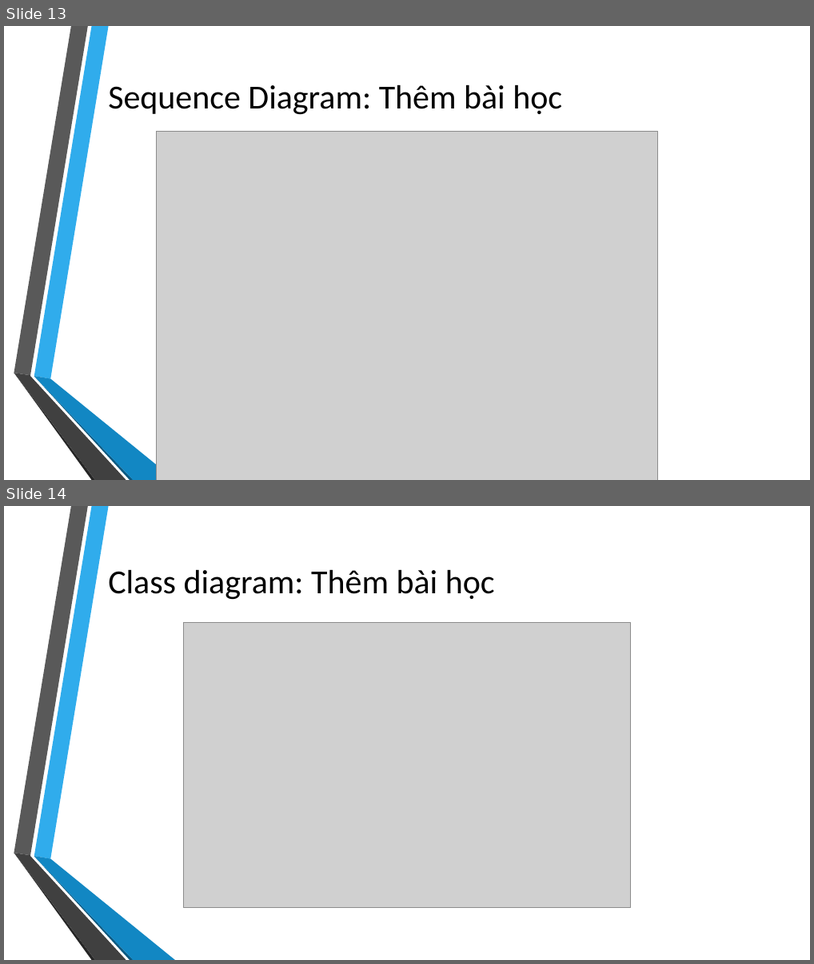
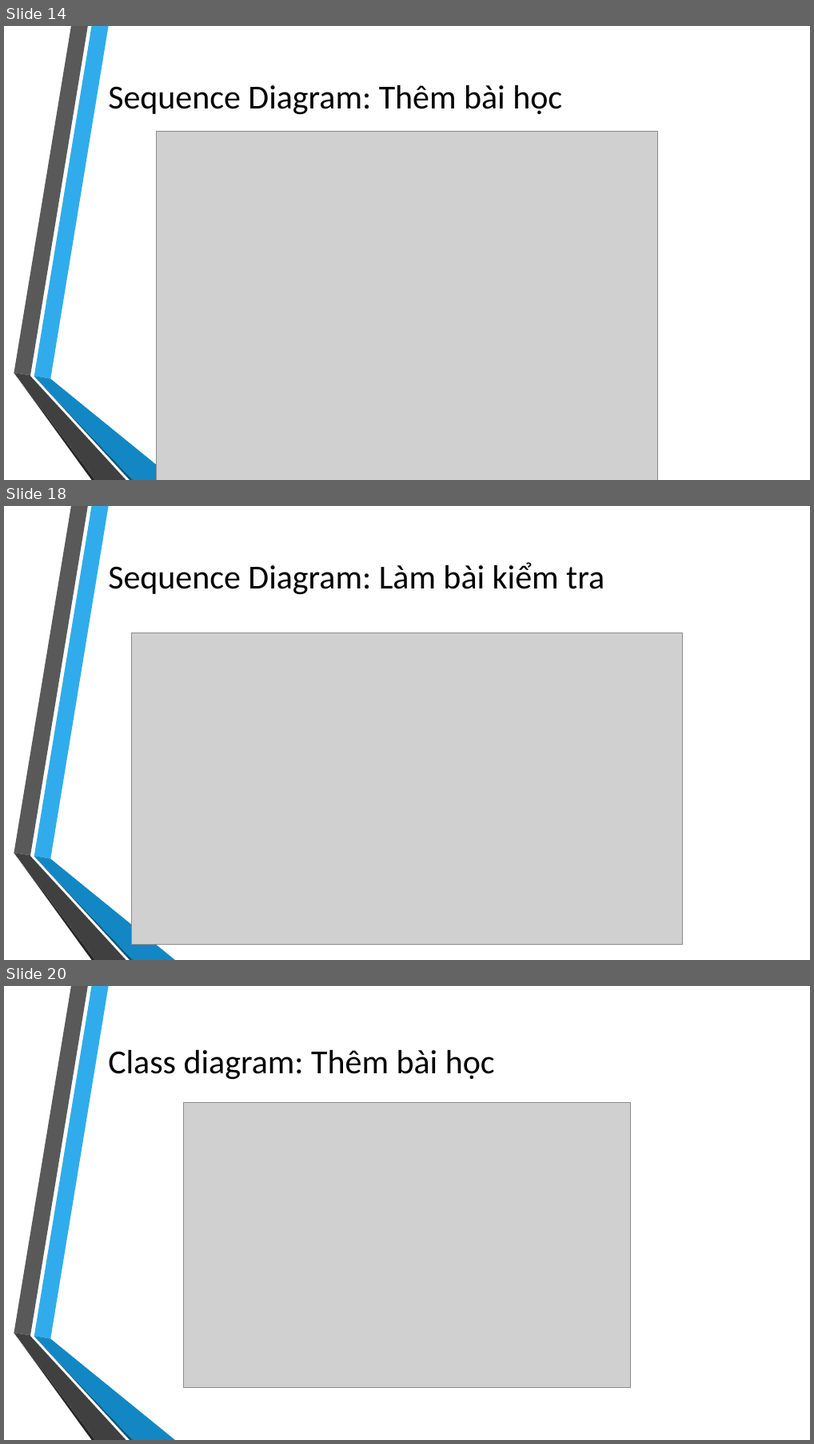
Before and after one commit to takiet60/SoftwareEngineering, a slide deck: CNPM.pptx. Shown one above the other, each under a label of ours: slides 13 and 14 before the commit, slides 14, 18 and 20 after it; the slides between them are not shown. The pictures are 814x964 and 814x1444 pixels, drawn with LibreOffice and Linux fonts; fonts in the diff are those of the drawing; grey boxes stand for pictures; background and template pictures are left out. Boxes give left, top, right and bottom in pixels: in the first picture for what was removed or moved away, otherwise in the second. Text is boxed around its words. In the diff, an @@ line names an element or a change of style, - is before the commit and + after.

```diff
--- a/CNPM.pptx
+++ b/CNPM.pptx
@@ slide 18 added at [4, 506, 810, 960], background picture (left out); not listed: 6 template elements that a slide beside it also shows @@
@@ title added at [108, 562, 605, 595], 40 pt, text #000000 @@
+Sequence Diagram: Làm bài kiểm tra
@@ picture added at [132, 633, 682, 944] @@
@@ what was slide 13 is now slide 14 @@
@@ what was slide 14 is now slide 20 @@
```
Also in this commit, not shown: 9 other slides added, 1 other file.
